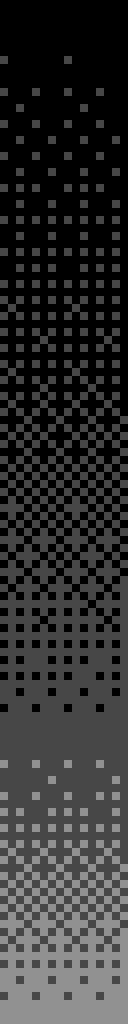
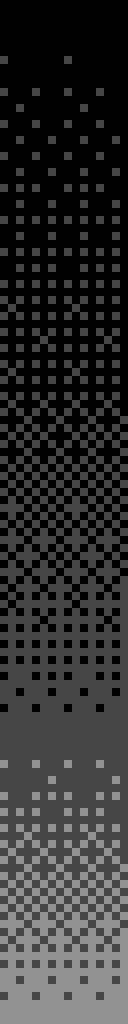
Revision of a layered w=128, h=1024 image; what changed, layer by layer:
painted on "Background" over [8, 384, 120, 840]
